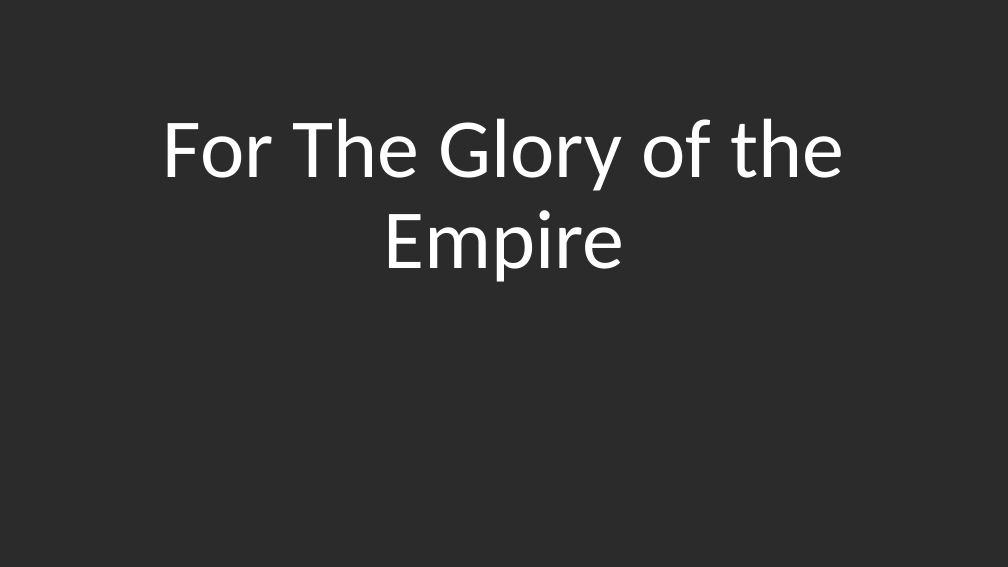
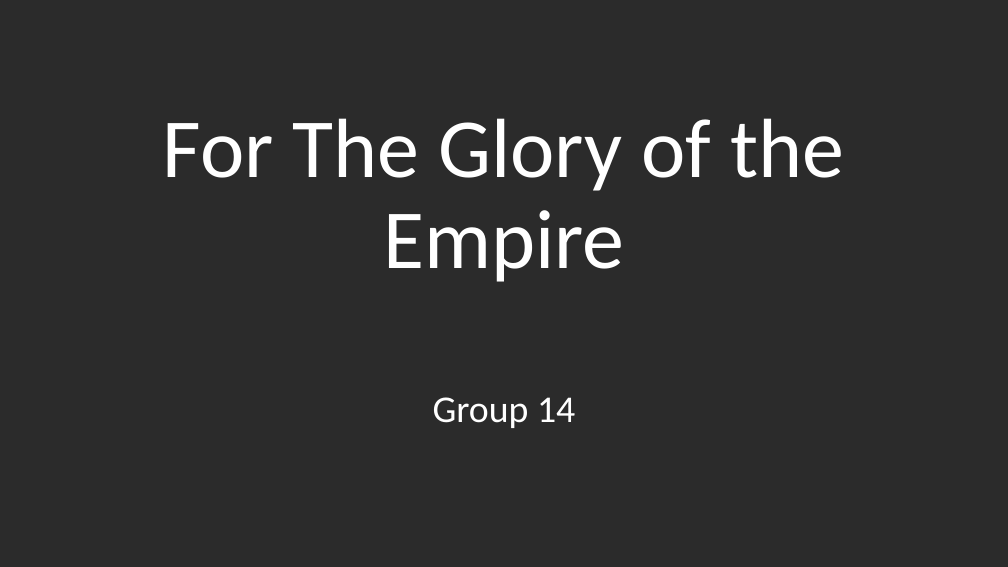
Before and after one commit to DaelynGreene/ForTheGloryOfTheEmpire, a slide deck: slide 1 of For The Glory of the Empire.pptx. Drawn at 1008x567 pixels with LibreOffice and Linux fonts; fonts in the diff are those of the drawing; background and template pictures are left out; a plain dark background stands for a picture behind light text. Boxes give left, top, right and bottom in pixels: in the first picture for what was removed or moved away, otherwise in the second. Text is boxed around its words. In the diff, an @@ line names an element or a change of style, - is before the commit and + after.

```diff
--- a/For The Glory of the Empire.pptx
+++ b/For The Glory of the Empire.pptx
@@ subtitle added at (433, 397, 575, 428), 36 pt, text #FFFFFF @@
+Group 14
```
